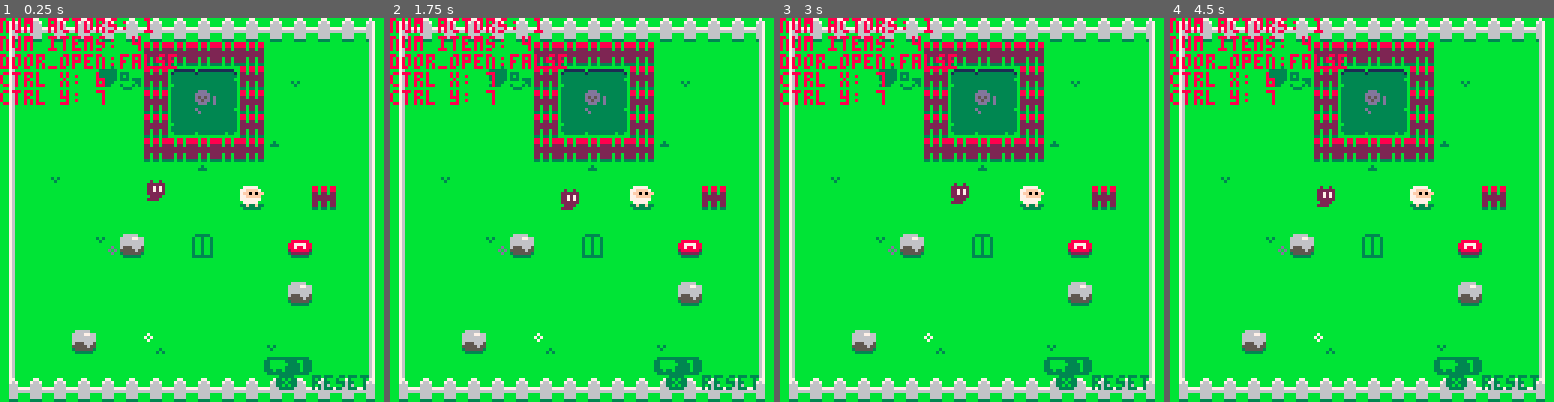
Above: before the commit, frames 1-4 (left to right).
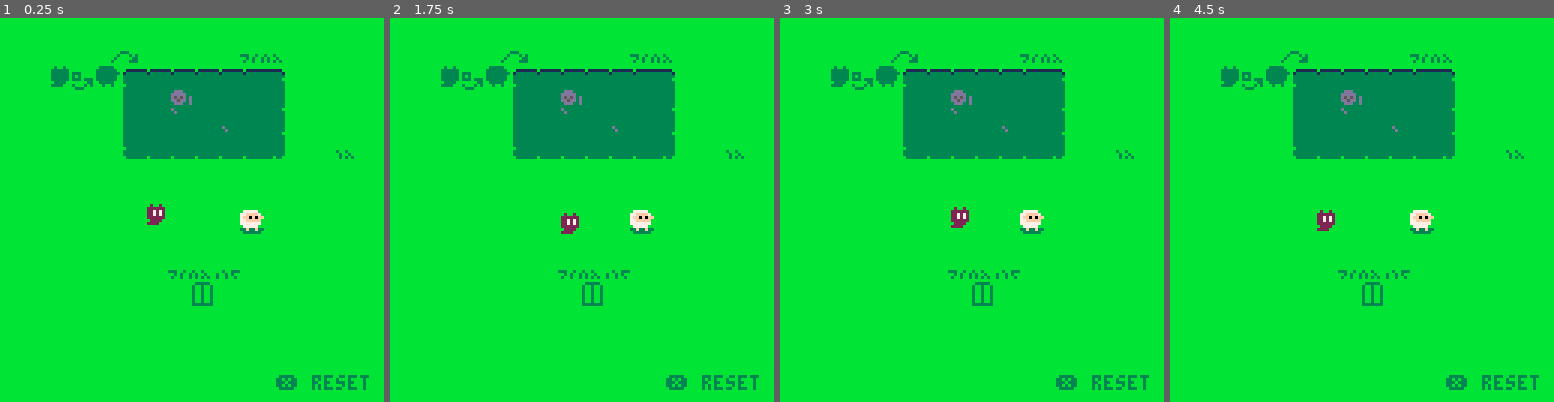
Above: after the commit, the same moments.

Repository: ethanmuller/gmtk-2020-jam
Game: PICO-8 cartridge ooc.p8
The game is run twice, just before and just after one commit, with the same random seed, the same clock (stepped at 60 frames per second) and the same inputs.
Inputs:
- Up to frame 1 (0.25 s): no input
- Up to frame 2 (1.75 s): tap X (X key) at 0.33, 1.07 s; tap O (Z key) at 0.7, 1.7 s; hold Right from 1.6 s (still down)
- Up to frame 3 (3 s): tap X (X key) at 1.85, 2.97 s; release Right at 2.1 s; tap O (Z key) at 2.1, 2.5, 2.9 s; hold Up 2.15-2.42 s; hold Right from 2.47 s (still down)
- Up to frame 4 (4.5 s): release Right at 3.03 s; hold Left 3.08-3.58 s; tap O (Z key) at 3.3, 3.7, 4.1 s; hold Down 3.63-3.97 s; hold Right from 4.02 s (still down); tap X (X key) at 4.08 s

The runs differ from the first frame. In frame 1, 25% of the frame differs, in the area x 0-98%, y 0-100%; in frame 2, 25%; in frame 3, 25%; in frame 4, 25%.

Commit message:
Cleaner first map

Diff:
--- a/ooc.p8
+++ b/ooc.p8
@@ -2,7 +2,7 @@
 version 29
 __lua__
 
-dbg = true
+dbg = false
 
 ctrl = {
   out = false,
@@ -605,13 +605,13 @@
   end
 
   if ctrl.out then
-    spr(48, ctrl.x * 8, ctrl.y * 8 + sin(t/60)*1.25)
+    spr(library["demon"].s, ctrl.x * 8, ctrl.y * 8 + sin(t/60)*1.25)
   end
 
   color(3)
   local a = actor_at_cell(ctrl.x, ctrl.y)
   if a and ctrl.out then
-    print("\142 possess", 4, 119)
+    print("z/\142 possess", 4, 119)
   end
   print("❎ reset", 92, 119)
 
@@ -675,9 +675,9 @@
 00000000555555551111111111111111bbbbbbbbbbbbbbbbbbbbbbbbbbbbbbbbbbbbbbbbbbbbbbbbbbbbbbbbbbbbbbbb3bb3bb3b2000002b8000008bd11111db
 00700700555555551111111111666611bbbbbbbbbbbbbbbbbbbbbbbbbbbbbbbbbbbbbbbbbbbbbbbbbbbbbbbbbbbbbbbb3bb3bb3b2111112b8000008bd00000db
 00077000555555551111111111666611bbbbbbbbbbbbbbbbbbbbbbbbbbbbbbbb333bbbbbbbbbbbbbbbbbbbbbbbbbbbbb3bb3bb3b2000002b8111118bd00000db
-00077000555555551111111111666611bbbbbbbbbbbbbbbbbbbbbbbbbbbbbbb3bbb3b3bb333bb3bb3bb3bbbbbbbbbbbb3bb3bb3b2000002b8000008bd11111db
-00700700555555551111111111555511bbbbbbbbbbbbbbbbbbbbbbbbbbbbbb3bbbbb33bbbb3b3bb3b3bb3bbbbbbbbbbb3bb3bb3b2111112b8000008bd00000db
-00000000555555551111111111111111bbbbbbbbbbbbbbbbbbbbbbbbbbbbb3bbbbb333bbb3bb3bb3b3b3b3bbbbbbbbbb3bb3bb3b2000002b8111118bd00000db
+00077000555555551111111111666611bbbbbbbbbbbbbbbbbbbbbbbbbbbbbbb3bbb3b3bbbbbbbbbbbbbbbbbbbbbbbbbb3bb3bb3b2000002b8000008bd11111db
+00700700555555551111111111555511bbbbbbbbbbbbbbbbbbbbbbbbbbbbbb3bbbbb33bbbbbbbbbbbbbbbbbbbbbbbbbb3bb3bb3b2111112b8000008bd00000db
+00000000555555551111111111111111bbbbbbbbbbbbbbbbbbbbbbbbbbbbb3bbbbb333bbbbbbbbbbbbbbbbbbbbbbbbbb3bb3bb3b2000002b8111118bd00000db
 00000000555555551111111111111111bbbbbbbbbbbbbbbbbbbbbbbbbbbbbbbbbbbbbbbbbbbbbbbbbbbbbbbbbbbbbbbb3333333b2222222b8888888bdddddddb
 11111111111111111111111111111111bbbbbbbbbb3bb3bbbbbbbbbbb33333bbbbbbbbbbbbbbbbbbbbbbbbbb33333333bbbbbbbbbbbbbbbbbbbbbbbbbbbbbbbb
 11111111111111111111711111117111bbbbbbbbb333333bbbbbbbbb3333333bbb1111111b111111111111bb33333333b33333333333333b3333333b3333333b
@@ -691,9 +691,9 @@
 bbbbbbbbbbbbbbbbbbbbbbbbbbbbbbbbbbbbbbbbbbbbbbbbbbbbbbbbbbbbbbbbb33333333ddddd333333333b33333333b33333333333333b3333333b3333333b
 bbbbbbbbbbbbbbbbbbbbbbbbbbbbbbbbbbbbbbbbbbbbbbbbbbbbbbbbbbbbbbbbb33333333d5d5d3d3333333b333333333333bb3333b3b33333bbb33333bbb333
 bbbbbbbbbbbbbbbbbbbbbbbbbbbbbbbbbbbbbbbbbbbbbbbbbbbbbbbbbbbbbbbbb33333333dd5dd3d3333333b333333333333bbb333bbb33333b3333333b33333
-bbbbbbbbbbbbbbbbbbbbbbbbbbbbbbbbbbbbbbbbbbbbbbbbbbbbbbbbbbbbbbbbb333333333ddd33d3333333b33d3333333bbbb333333b333333bb33333bbb333
-bbbbbbbbbbbbbbbbbbbbbbbbbbbbbbbbbbbbbbbbbbbbbbbbbbbbbbbbbbbbbbbbb3333333333333333333333b333d333333bbbb333333b33333bbb33333bbb333
-bbbbbbbbbbbbbbbbbbbbbbbbbbbbbbbbbbbbbbbbbbbbbbbbbbbbbbbbbbbbbbbbb33333333d333333333333bb33333333b33333333333333b3333333b3333333b
+bbbbbbbbbbbbbbbbbbbbbbbbbbbbbbbbbbbbbbbb333bb3bb3bb3bbbbbb3bb333b333333333ddd33d3333333b33d3333333bbbb333333b333333bb33333bbb333
+bbbbbbbbbbbbbbbbbbbbbbbbbbbbbbbbbbbbbbbbbb3b3bb3b3bb3bbb3bb3b3bbb3333333333333333333333b333d333333bbbb333333b33333bbb33333bbb333
+bbbbbbbbbbbbbbbbbbbbbbbbbbbbbbbbbbbbbbbbb3bb3bb3b3b3b3bb3bb3bb3bb33333333d333333333333bb33333333b33333333333333b3333333b3333333b
 bbbbbbbbbbbbbbbbbbbbbbbbbbbbbbbbbbbbbbbbbbbbbbbbbbbbbbbbbbbbbbbbb333333333d333333333333b33333333bbbbbbbbbbbbbbbbbbbbbbbbbbbbbbbb
 bb2bb2bbbbbbbbbbbbbbbbbbbbbbbbbbbbbbbbbbbbbbbbbbbbbbbbbbbbbbbbbbb3333333333333333333333b33333333bbbbbbbbbbbbbbbbbbbbbbbbbbbbbbbb
 b222222bb77bb77bbbbbbbbbbbbbbbbbbbbbbbbbbbbbbbbbbbbbbbbbbbbbbbbbb3333333333333333333333b33333333b33333333333333b3333333b3333333b
@@ -803,22 +803,22 @@
 0001000000000000000000000000000000000000000000008080808000000000000000000000000080808080000000000000000000000000808080800000000000000000000000000000000000000000000002020202000000000000000000000200020202020000000000000000000001070700020000000000000000000000
 01010108000100000000000000000000010001090001000000000000000000000100010b0001000000000000000000000204000000030002000000000000000000000000000000000000000000000000000000000000000000000000000000000000000000000000000000000000000000000000000000000000000000000000
 __map__
-8081818181818181818181818181818280818181818181818181818181818182808181818181818181818181818181828081818181818181818180818181818280818181818181818181818181818182808181818181818181818181818181828081818181818181818181818181818280818181818181818181818181818182
-90b6b6b6b6b68585858585b6b6b6b69290b9b2b9b9b9b1b5b5b5b5b5b5b5a99290b9b2aaaab9b19ab1a9a9a9a9a99a929068686868686868686890b5b5b5409290b9b2b9b9b9b1b5b5b5b5b5b5b5a99290b9b2b9b9b9b1b5b5b5b5b5b5b5a99290b9b2b9b9b9b1b5b5b5b5b5b5b5a99290b9b2b9b9b9b1b5b5b5b5b5b5b5a992
-90b6b6b615168518191a85b691b6b69290aaaaaaaaaa40aaaaaaaaaaaab5a99290aaaaaaaa808181818181818182a9929068aaaaaaaaaaaaaaaa90aaaab5a99290aaaaaaaaaaaaaaaaaaaaaaaab5a99290aaaaaaaaaaaa70aaaaaaaaaab5a99290aa7171aaaaaa70aaaaaa1baab5a99290aaaaaaaaaa2626aaaaaaaaaab5a992
-90b6b6b6b6898528292a85b6b6b6b69290aaaa71aaaab4aaaaaaaaaaaaaaa99290aaaa71aa90b1a9a9a9a9a92b92a9929071aa70aa18191aaaaa90aaaaaaa9929034aa71aaaa60aaaaaaaaaaaaaaa99290aaaa71aaaab4aaaaaaaaaaaaaaa99290aaaa72aaaab4aaaaaaaaaaaaaaa99290aaaa26262626aaaaaaaa717171a992
-90b6b6b6b6898538393a85b6b6b6b69290aaaab4aaaab4b4aab5aaaaaaaaa99290aaaaaaaa90aa71aaaaa1a9a9929a929068aab4aa28292aaab590aa6060a99290aaaab4aaaab4b4aab5aaaa0caaa99290aaaab4aaaab4b4aab5aa40aaaaa99290aaaab4aaaab460aab5aa40aaaaa99290aa717171712626402626716471a992
-90b6b6b6b6b68585858585b5b6b6269290aaaab4aaaaaab4aaaaaaaaaaaaa99290aaaaaaaa9060aaaab4aaaaa992a9929068aab4aa38393aaaaa90aaaaaaa99290aaaab4aaaaaa71aaaaaaaaaaaaa99290aa70b4aaaaaab4aaaaaaaaaaaaa99290aa70b4aaaaaab4aa67aaaaaaaaa99290aa7164607126262626267171715792
-90b691b6b6b6b6b6b5b6b6b6b6b6b69290aaaa91aaa9a9a9aaaaaaaab5aaa99290aaaab2aaa081818181818181a2a9929068aa91aaaa3434aaaa90aab5aa609290aaaa91aaaa18191aaaaa9bb5aaa99290aaaa91aaaa181aaaaaaaaab5aaa99290aaaa91aaaa3535aa6767aab5aaa99290aa71717171262626aaaaaab5aaa992
-90b6b6b6b6b640b6b6b660b6b685b69290aaaaaaaaaa181aaaaaaaaab5aaa99290aaaaaaaaaa989898aaaaaaaaaaa992907171aaaaaa3426aaaa90aab5aaa99290aaaaaaaaaa28292a40aaaab5aaa99290aaaaaaaaaa383aaaaaaa808181818290aaaaaaaaaa2b35aaaaaa717171719290aaaaaaaa26262626aa808181818292
-90b6b6b6b6b6b6b6b6b6b6b6b6b6b69290aaaaaaaaaa383aaab4aaaab5aaa99290aaaaaab3aaaaaaaab1aaaab5aaa9929071717171aaaaaaaab490aab560a99290aa7171aaaa38393a70aaaab5aaa99290aaaaaaaaaaaaaaaab4aa90b5aa649290aa71aaaaaaaaaaaab4aa48b557649290aaaaaa71717157aab490b4b5a19292
-90b6b6b6b471b6b60cb6b6b683b6b69290aa60aaaaaaaaaab3aab4aa0caaa99290aa26aaaaaaaaaaaaaab0aaaaaaa992907160aa71aaaaaab3aa9060aaaaa99290aa9baaaaaaaaaab3aab4aaaaaaa99290aa60aaaaaaaaaab3aab490aaaaa99290aa68aaaaaaaaaab3aab448aaaaa99290aa2626716471aab3aa90b1b30c9292
-90b6b6b6b6b6b6b6b6b6b6b6b6b6b69290aaaaaaaaaaaab3aaaab4aaaaaaa9929040aaaaaaaaaab3aaaab4aaaaaaa9929071aaaa7170aab3aaaa90aaaaaaa99290aaaaaaaaaaaab3aaaab4aaaaaaa99290aaaaaaaaaa8081818181a2aa71719290aaaaaaaaaa484848484848aa74749290aa2626717171262626a0818181a292
-90b6b6b6b6b6b6b6b6b6b6b671b6b69290aaaaaa71aaaaaaaaaaaaaa71aaa9929098aaaa71aaaaaaaaaaaaaa71aaa9929071717171baaaaaaaaa90aa71aaa99290aaaaaa71aaaaaaaaaaaaaa71aaa99290aa1baa71aa90aaaaaa68aa71aaa99290aaaaaa71aa48aaaaaa687474aaa99290aa2626262626262626262626262692
-90b6b6b6b6b6b6b6b6b6b6b6b6b6b69290aaaaaaaaaaaaaaaab5aaaab4aaa992900caaaaaaaaaaaaaab5aaaab4aaa99290bababababaaaaaaab590aab4aaa99290aaaaaaaaaa60aaaab5aaaab4aaa99290aa27aaaa80a2aaaab5aa71b4aaa99290aa27aaaa484860aab57174b4aaa99290262726aa262618191a262626262692
-90b6b671b6b6b3b6b6b6b691b6b6b692909191a1aaaaaaaaaaaaaaaaaaaaa992909191a1aaaaaaaaaaaaaaaaaaaaa992909191a1aaaaaaaaaaaa90aaaa60a992909191a1aaaaaaaaaaaaaaaaaaaaa992909160a1aa90aaaa68aaaa6872aa7092909174a1aa48aaaa68aaaa1c1e7074929091262626262628292a261c1d262692
-90b6b6b6b6b6b6b6b6b6b61c1db6b6929049aaaaaaaab1aaaaaaaa1c1daaa9929049aaaaaaaab1aaaaaaaa1c1daaa9929057aaaaaaaab1aaaaaa900c1c1da9929057aaaaaaaab1aaaaaaaa1c1eaaa992903434aaaa90b1aaaaaa711c1eaaa992907474aaaa48b1aaaa26263c1d703b92903434aa2626b138393a263c1e26a992
-a08181818181818181818181818181a2a08181818181818181818181818181a2a08181818181818181818181818181a2a0818181818181818181a081818181a2a08181818181818181818181818181a2a081818181a0818181818181818181a2a08181818181818181818181818181a2a08181818181818181818181818181a2
+b6b6b6b6b6b6b6b6b6b6b6b6b6b6b6b680818181818181818181818181818182808181818181818181818181818181828081818181818181818180818181818280818181818181818181818181818182808181818181818181818181818181828081818181818181818181818181818280818181818181818181818181818182
+b6b6b6b60708b6b6b6b62526b6b6b6b690b9b2b9b9b9b1b6b6b6b5b5b5b5a99290b9b2aaaab9b19ab1a9a9a9a9a99a929068686868686868686890b5b5b5409290b9b2b9b9b9b1b5b5b5b5b5b5b5a99290b9b2b9b9b9b1b5b5b5b5b5b5b5a99290b9b2b9b9b9b1b5b5b5b5b5b5b5a99290b9b2b9b9b9b1b5b5b5b5b5b5b5a992
+b6b61516171819191919191ab6b6b6b690aaaaaaaaaa40aaaaaaaaaaaab5a99290aaaaaaaa808181818181818182a9929068aaaaaaaaaaaaaaaa90aaaab5a99290aaaaaaaaaaaaaaaaaaaaaaaab5a99290aaaaaaaaaaaa70aaaaaaaaaab5a99290aa7171aaaaaa70aaaaaa1baab5a99290aaaaaaaaaa2626aaaaaaaaaab5a992
+b6b6b6b6b6281b291b1b1b2ab6b6b6b690aaaab6aaaab4aaaaaaaaaaaaaaa99290aaaa71aa90b1a9a9a9a9a92b92a9929071aa70aa18191aaaaa90aaaaaaa9929034aa71aaaa60aaaaaaaaaaaaaaa99290aaaa71aaaab4aaaaaaaaaaaaaaa99290aaaa72aaaab4aaaaaaaaaaaaaaa99290aaaa26262626aaaaaaaa717171a992
+b6b6b6b6b6281b1b1b2b1b2ab6b6b6b690aaaab4aaaab4b4aab6aaaaaaaaa99290aaaaaaaa90aa71aaaaa1a9a9929a929068aab4aa28292aaab590aa6060a99290aaaab4aaaab4b4aab5aaaa0caaa99290aaaab4aaaab4b4aab5aa40aaaaa99290aaaab4aaaab460aab5aa40aaaaa99290aa717171712626402626716471a992
+b6b6b6b6b63839393939393ab6b626b690aaaab4aaaaaab4aaaaaaaaaaaaa99290aaaaaaaa9060aaaab4aaaaa992a9929068aab4aa38393aaaaa90aaaaaaa99290aaaab4aaaaaa71aaaaaaaaaaaaa99290aa70b4aaaaaab4aaaaaaaaaaaaa99290aa70b4aaaaaab4aa67aaaaaaaaa99290aa7164607126262626267171715792
+b6b6b6b6b6b6b6b6b6b6b6b6b6b6b6b690aaaab6aaa9a9a9aaaaaaaab5aaa99290aaaab2aaa081818181818181a2a9929068aa91aaaa3434aaaa90aab5aa609290aaaa91aaaa18191aaaaa9bb5aaa99290aaaa91aaaa181aaaaaaaaab5aaa99290aaaa91aaaa3535aa6767aab5aaa99290aa71717171262626aaaaaab5aaa992
+b6b6b6b6b6b6b6b6b6b6b6b6b6b6b6b690aaaaaaaaaa181aaaaaaaaab5aaa99290aaaaaaaaaa989898aaaaaaaaaaa992907171aaaaaa3426aaaa90aab5aaa99290aaaaaaaaaa28292a40aaaab5aaa99290aaaaaaaaaa383aaaaaaa808181818290aaaaaaaaaa2b35aaaaaa717171719290aaaaaaaa26262626aa808181818292
+b6b6b6b6b6b640b6b6b660b6b6b6b6b690aaaaaaaaaa383aaab4aaaab5aaa99290aaaaaab3aaaaaaaab1aaaab5aaa9929071717171aaaaaaaab490aab560a99290aa7171aaaa38393a70aaaab5aaa99290aaaaaaaaaaaaaaaab4aa90b5aa649290aa71aaaaaaaaaaaab4aa48b557649290aaaaaa71717157aab490b4b5a19292
+b6b6b6b6b6b6b6b6b6b6b6b6b6b6b6b690aa60aaaaaaaaaab3aab4aa0caaa99290aa26aaaaaaaaaaaaaab0aaaaaaa992907160aa71aaaaaab3aa9060aaaaa99290aa9baaaaaaaaaab3aab4aaaaaaa99290aa60aaaaaaaaaab3aab490aaaaa99290aa68aaaaaaaaaab3aab448aaaaa99290aa2626716471aab3aa90b1b30c9292
+b6b6b6b6b6b6b6252627b6b6b6b6b6b690aaaaaaaaaaaab3aaaab4aaaaaaa9929040aaaaaaaaaab3aaaab4aaaaaaa9929071aaaa7170aab3aaaa90aaaaaaa99290aaaaaaaaaaaab3aaaab4aaaaaaa99290aaaaaaaaaa8081818181a2aa71719290aaaaaaaaaa484848484848aa74749290aa2626717171262626a0818181a292
+b6b6b6b6b6b6b6b60cb6b6b6b6b6b6b690aaaaaab6aaaaaaaaaaaaaa71aaa9929098aaaa71aaaaaaaaaaaaaa71aaa9929071717171baaaaaaaaa90aa71aaa99290aaaaaa71aaaaaaaaaaaaaa71aaa99290aa1baa71aa90aaaaaa68aa71aaa99290aaaaaa71aa48aaaaaa687474aaa99290aa2626262626262626262626262692
+b6b6b6b6b6b6b6b6b6b6b6b6b6b6b6b690aaaaaaaaaaaaaaaab6aaaab4aaa992900caaaaaaaaaaaaaab5aaaab4aaa99290bababababaaaaaaab590aab4aaa99290aaaaaaaaaa60aaaab5aaaab4aaa99290aa27aaaa80a2aaaab5aa71b4aaa99290aa27aaaa484860aab57174b4aaa99290262726aa262618191a262626262692
+b6b6b6b6b6b6b6b6b6b6b6b6b6b6b6b690b6b6a1aaaaaaaaaaaaaaaaaaaaa992909191a1aaaaaaaaaaaaaaaaaaaaa992909191a1aaaaaaaaaaaa90aaaa60a992909191a1aaaaaaaaaaaaaaaaaaaaa992909160a1aa90aaaa68aaaa6872aa7092909174a1aa48aaaa68aaaa1c1e7074929091262626262628292a261c1d262692
+b6b6b6b6b6b6b6b6b6b6b6b6b6b6b6b69049aaaaaaaab1aaaaaaaa1c1daaa9929049aaaaaaaab1aaaaaaaa1c1daaa9929057aaaaaaaab1aaaaaa900c1c1da9929057aaaaaaaab1aaaaaaaa1c1eaaa992903434aaaa90b1aaaaaa711c1eaaa992907474aaaa48b1aaaa26263c1d703b92903434aa2626b138393a263c1e26a992
+b6b6b6b6b6b6b6b6b6b6b6b6b6b6b6b6a08181818181818181818181818181a2a08181818181818181818181818181a2a0818181818181818181a081818181a2a08181818181818181818181818181a2a081818181a0818181818181818181a2a08181818181818181818181818181a2a08181818181818181818181818181a2
 8081818181818181818181818181818200000000000000000000000000000000000000000000000000000000000000000000000000000000000000000000000000000000000000000000000000000000000000000000000000000000000000000000000000000000000000000000000000000000000000000000000000000000
 90b9b2b9b9b9b1b5b5b5b5b5b5b5a99200000000000000000000000000000000000000000000000000000000000000000000000000000000000000000000000000000000000000000000000000000000000000000000000000000000000000000000000000000000000000000000000000000000000000000000000000000000
 90aaaaaaaaaaaaaaaaaaaaaaaab5a99200000000000000000000000000000000000000000000000000000000000000000000000000000000000000000000000000000000000000000000000000000000000000000000000000000000000000000000000000000000000000000000000000000000000000000000000000000000
